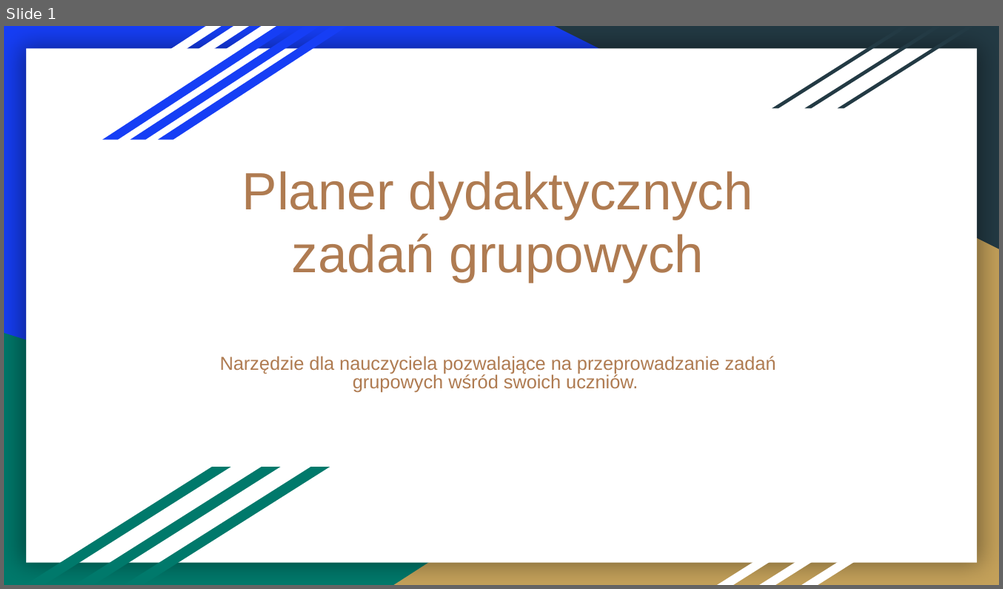
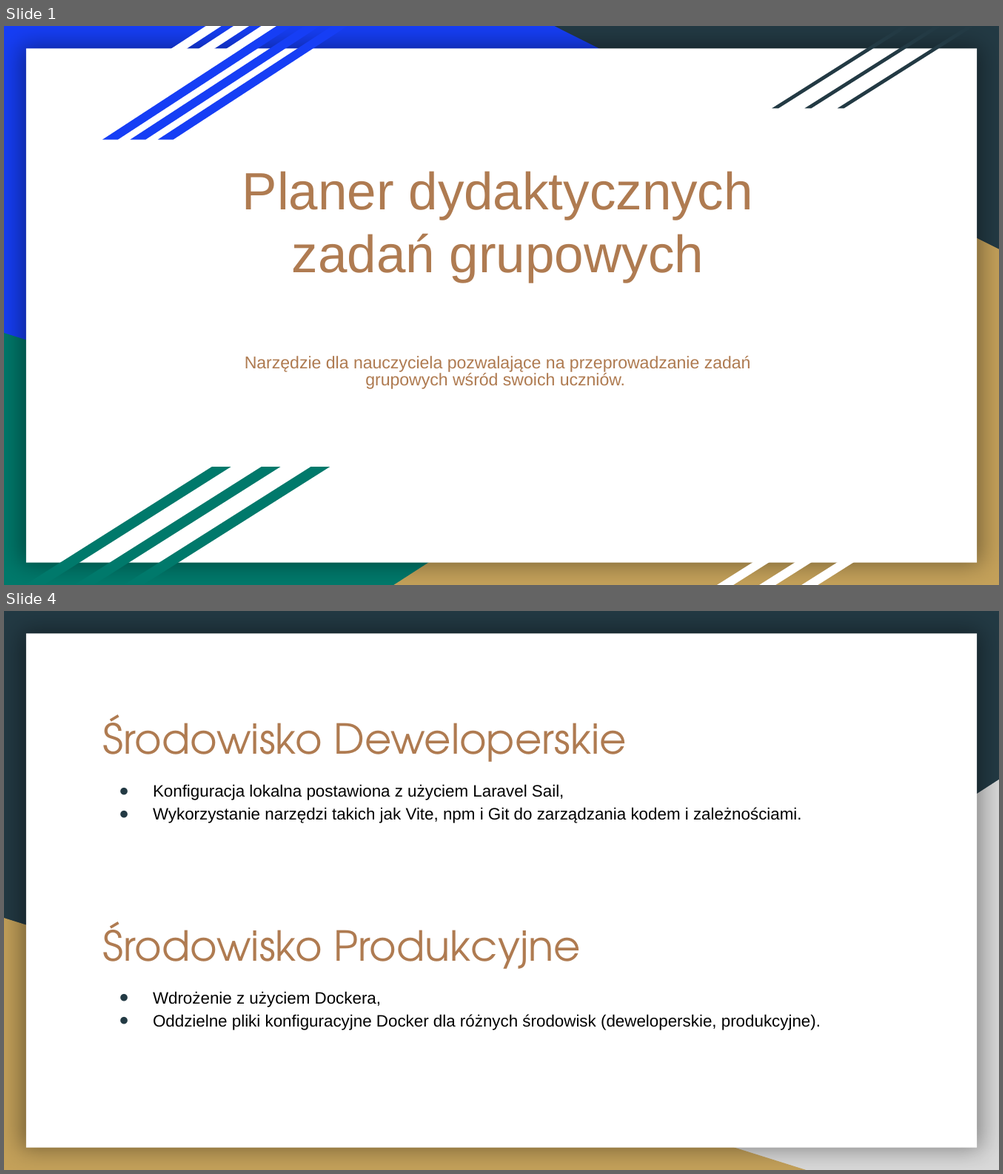
Before and after one commit to dszymanskiq/gprojects, a slide deck: prezentacja.pptx. Shown one above the other, each under a label of ours: slide 1 before the commit, slides 1 and 4 after it; the slides between them are not shown. The pictures are 1003x589 and 1003x1174 pixels, drawn with LibreOffice and Linux fonts; fonts in the diff are those of the drawing. Boxes give left, top, right and bottom in pixels: in the first picture for what was removed or moved away, otherwise in the second. Text is boxed around its words. In the diff, an @@ line names an element or a change of style, - is before the commit and + after.

```diff
--- a/prezentacja.pptx
+++ b/prezentacja.pptx
@@ slide 4 added at (4,611,999,1170), background #233A44; not listed: 1 template element that a slide beside it also shows @@
@@ title added at (103,715,626,762), 30 pt, text #AF7B51 @@
+Środowisko Deweloperskie
@@ text added at (153,784,802,823), 12 pt, text #000000 @@
+● Konfiguracja lokalna postawiona z użyciem Laravel Sail,
+● Wykorzystanie narzędzi takich jak Vite, npm i Git do zarządzania kodem i zależnościami.
@@ right triangle added at (394,780,999,1170), fill #D9D9D9 @@
@@ right triangle added at (4,918,805,1170), fill #C4A15A @@
@@ text added at (103,922,580,969), 30 pt, text #AF7B51 @@
+Środowisko Produkcyjne
@@ text added at (153,991,820,1031), 12 pt, text #000000 @@
+● Wdrożenie z użyciem Dockera,
+● Oddzielne pliki konfiguracyjne Docker dla różnych środowisk (deweloperskie, produkcyjne).
@@ slide 1 changed as well @@
@@ subtitle "Narzędzie dla nauczyciela pozwalające na ..." at (244,356,751,389): size 13.6 to 12.4 pt @@
```
Also in this commit, not shown: 1 other slide changed, 2 other slides added.
